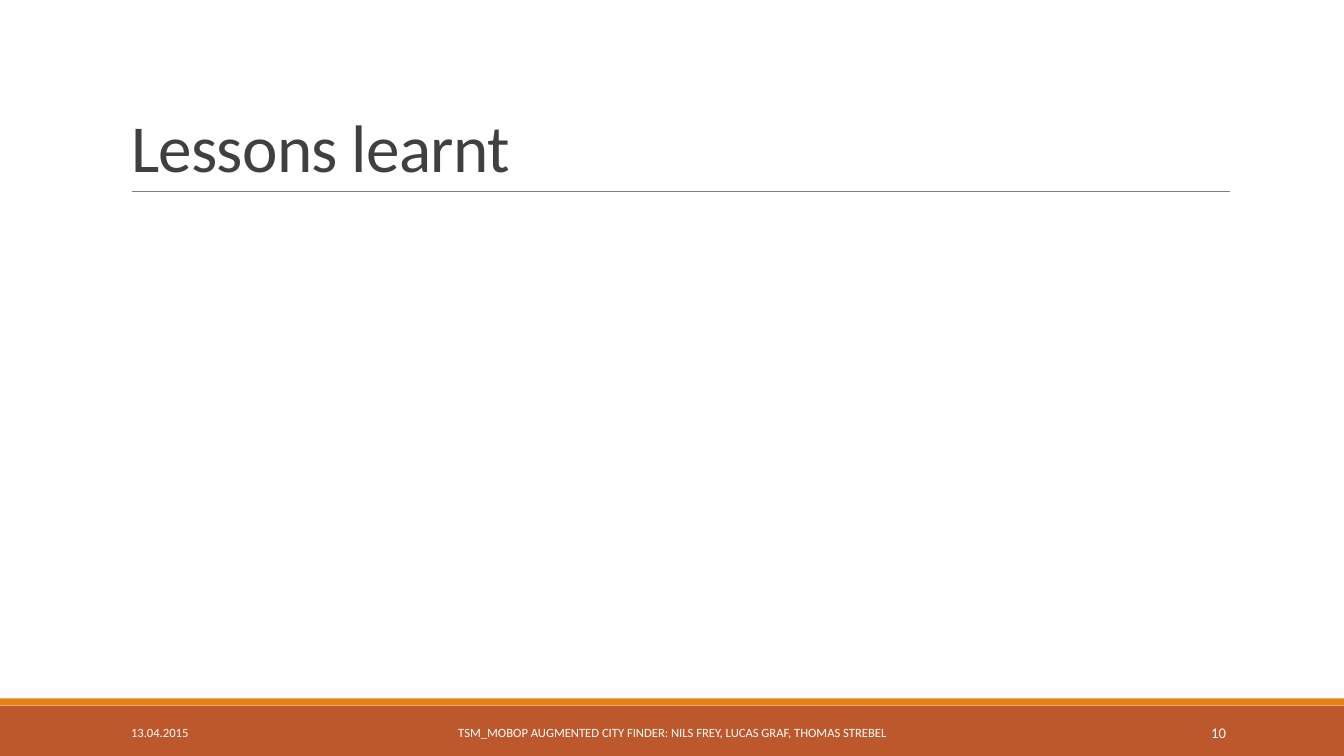
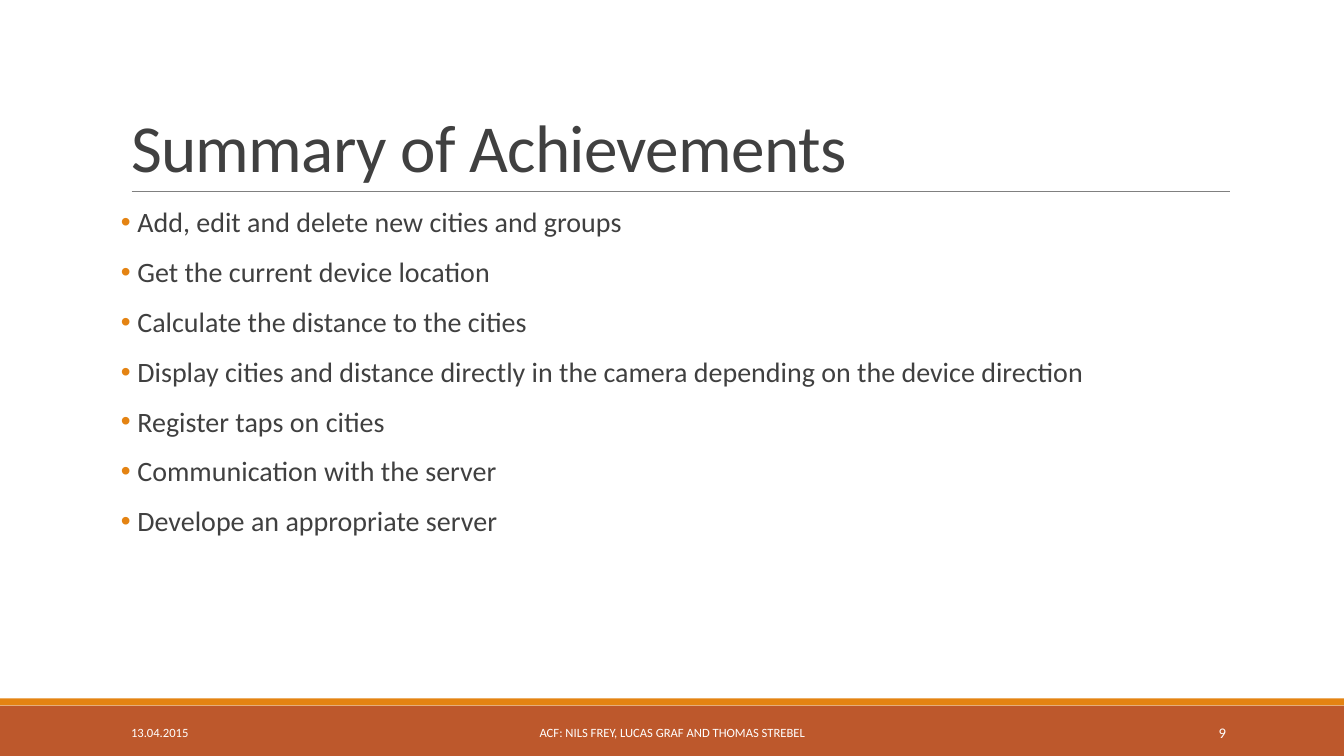
Before and after one commit to freyn42/TSM_MobOp, a slide deck: slide 9 of Presentation/TSM_MobOp Mini Project.pptx (slide 10 before the commit). Drawn at 1344x756 pixels with LibreOffice and Linux fonts; fonts in the diff are those of the drawing. Boxes give left, top, right and bottom in pixels: in the first picture for what was removed or moved away, otherwise in the second. Text is boxed around its words. In the diff, an @@ line names an element or a change of style, - is before the commit and + after.

```diff
--- a/Presentation/TSM_MobOp Mini Project.pptx
+++ b/Presentation/TSM_MobOp Mini Project.pptx
@@ title at <box>131,125,846,183</box>: text changed @@
-Lessons learnt
+Summary of Achievements
@@ text added at <box>137,212,1082,536</box>, 20 pt, text #404040 @@
+• Add, edit and delete new cities and groups
+• Get the current device location
+• Calculate the distance to the cities
+• Display cities and distance directly in the camera depending on the device direction
+• Register taps on cities
+• Communication with the server
+• Develope an appropriate server
@@ text at <box>540,729,805,739</box>: text changed @@
-TSM_MOBOP AUGMENTED CITY FINDER: NILS FREY, LUCAS GRAF, THOMAS STREBEL
+ACF: NILS FREY, LUCAS GRAF AND THOMAS STREBEL
@@ page number at <box>1219,728,1226,738</box>: text changed @@
-10
+9
```
Also in this commit, not shown: 11 other slides changed.
